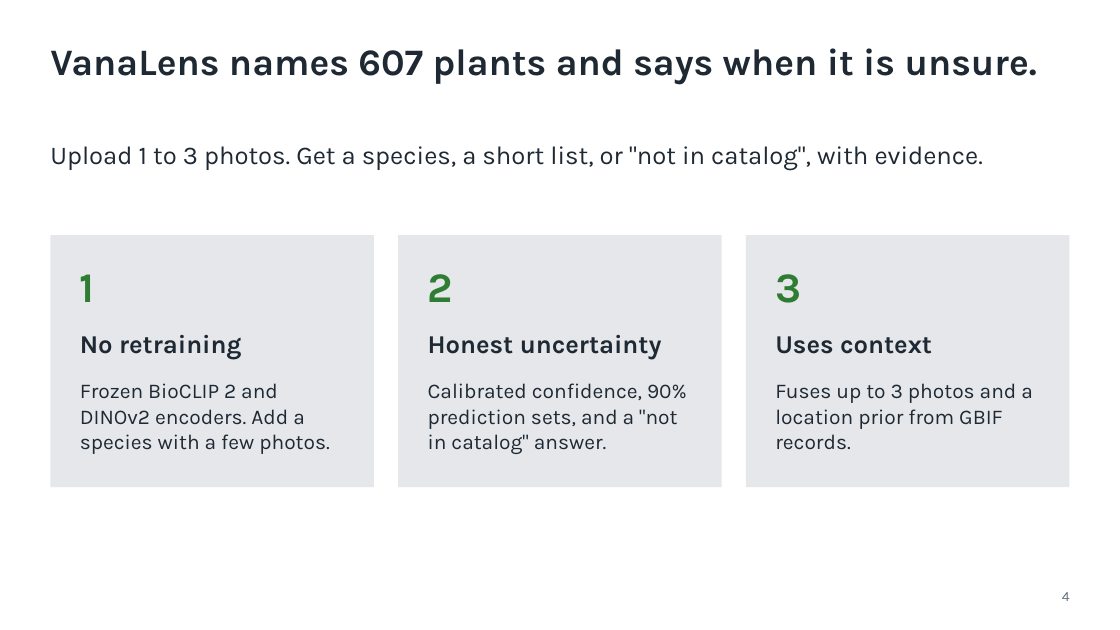
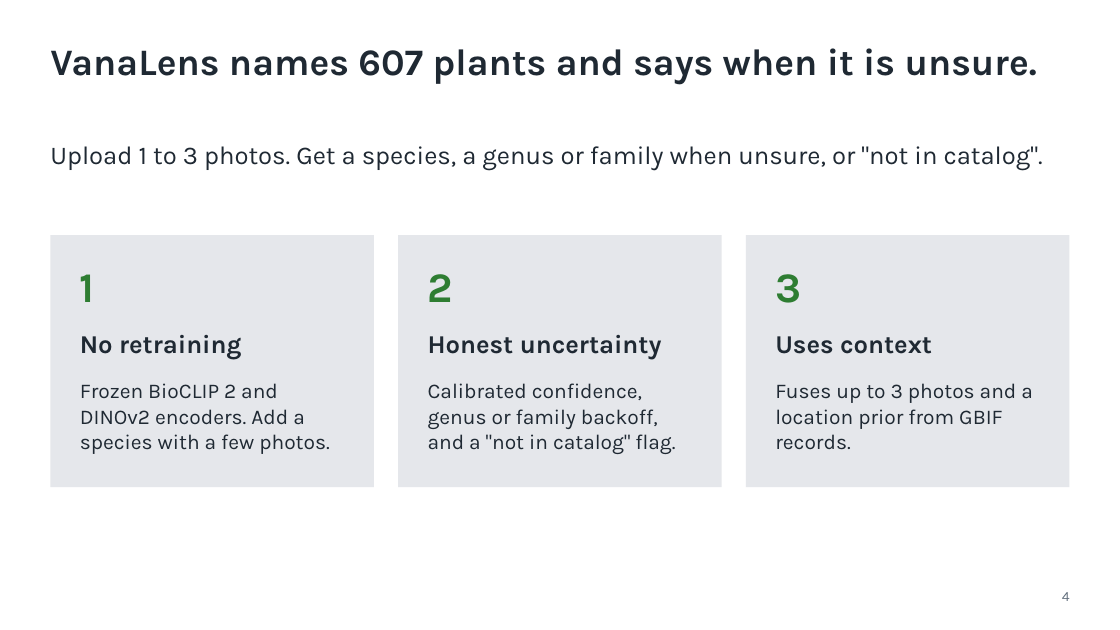
Before and after one commit to shadowBit01/Plant-Classifier-model, a slide deck: slide 4 of pitch/VanaLens.pptx. Drawn at 1120x630 pixels with LibreOffice and Linux fonts; fonts in the diff are those of the drawing. Boxes give left, top, right and bottom in pixels: in the first picture for what was removed or moved away, otherwise in the second. Text is boxed around its words. In the diff, an @@ line names an element or a change of style, - is before the commit and + after.

```diff
--- a/pitch/VanaLens.pptx
+++ b/pitch/VanaLens.pptx
@@ text at bbox=[50, 146, 1043, 170]: text changed @@
-Upload 1 to 3 photos. Get a species, a short list, or "not in catalog", with evidence.
+Upload 1 to 3 photos. Get a species, a genus or family when unsure, or "not in catalog".
@@ text at bbox=[428, 383, 675, 454]: text changed @@
-Calibrated confidence, 90% prediction sets, and a "not in catalog" answer.
+Calibrated confidence, genus or family backoff, and a "not in catalog" flag.
```
Also in this commit, not shown: 13 other slides changed, 28 other files.
